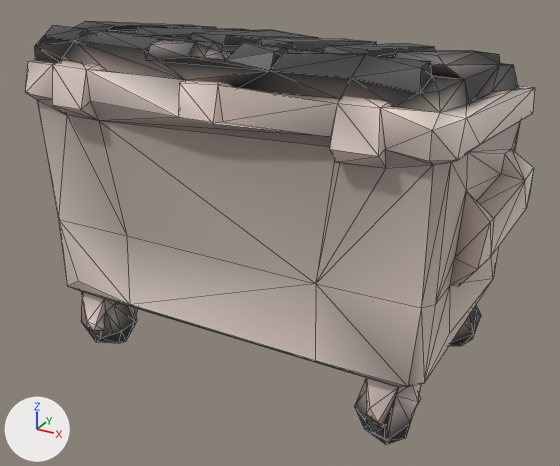
Before and after pictures for a commit that changed the glTF model public/models/prop_dumpster.glb.
Rendered twice from a camera (50 mm lens) standing at (1.55, -2.86, 1.98) and looking at (0.02, -0.07, 0.59). Arrows for +X, +Y and +Z are at lower left; the lights stay in place. The picture after the commit comes second. Mesh edges are drawn as thin lines.
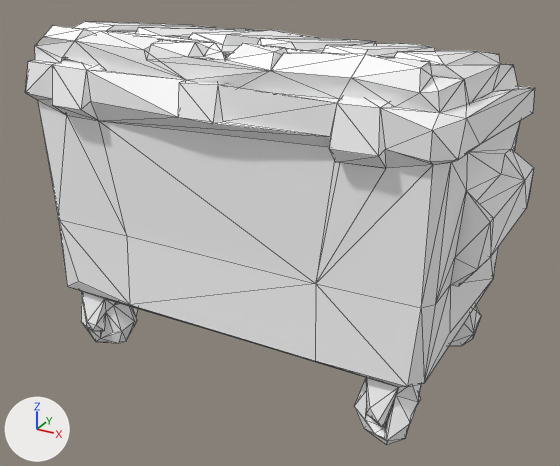
Location of each change, [x1, y1, x2, y2] in pixels of the pictures (560 x 466 px):
'Mesh_0', recoloured (lighter): [25, 21, 534, 445] in both

What changed in the scene script:
```text
Change mat_material_0:
    where n0 = _N.new('ShaderNodeBsdfPrincipled'); n0.name = 'Principled BSDF'
    add n0.inputs[0].default_value = (1.0, 1.0, 1.0, 1.0)  # 'Base Color', white #ffffff
    remove n2 = _N.new('ShaderNodeVertexColor'); n2.name = 'Color Attribute'
    remove _L.new(n2.outputs[0], n0.inputs[0])  # 'Color' to 'Base Color'
```
